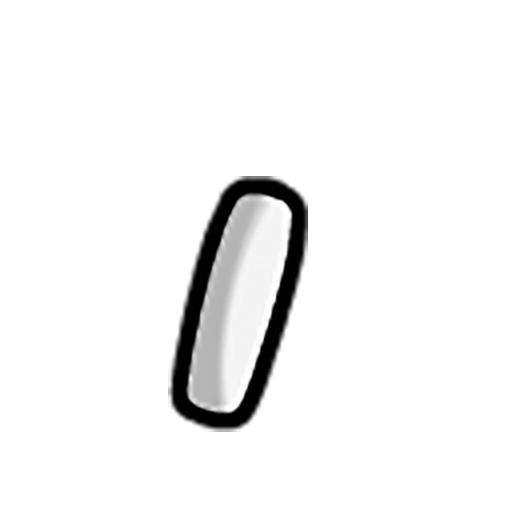
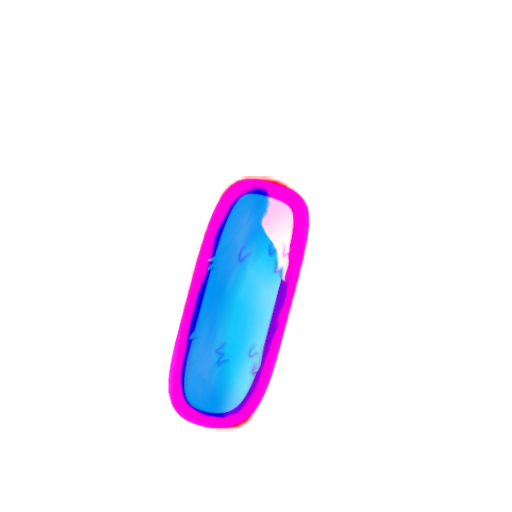
The second 512x512 image is a revision of the first. Changes to its layers:
added layer "Tux" (multiply) above "PatchesLower" over [168, 183, 293, 420]
added group "base coat" with 2 layers above "white bg" over [168, 176, 310, 432]
added layer "Tufts_Thin_east" (91%) in group "base coat" over [168, 177, 310, 429]
moved "Naked_Thin_east" into group "base coat", painted on it over [168, 176, 308, 432]
hid "white bg" over [168, 176, 310, 432]